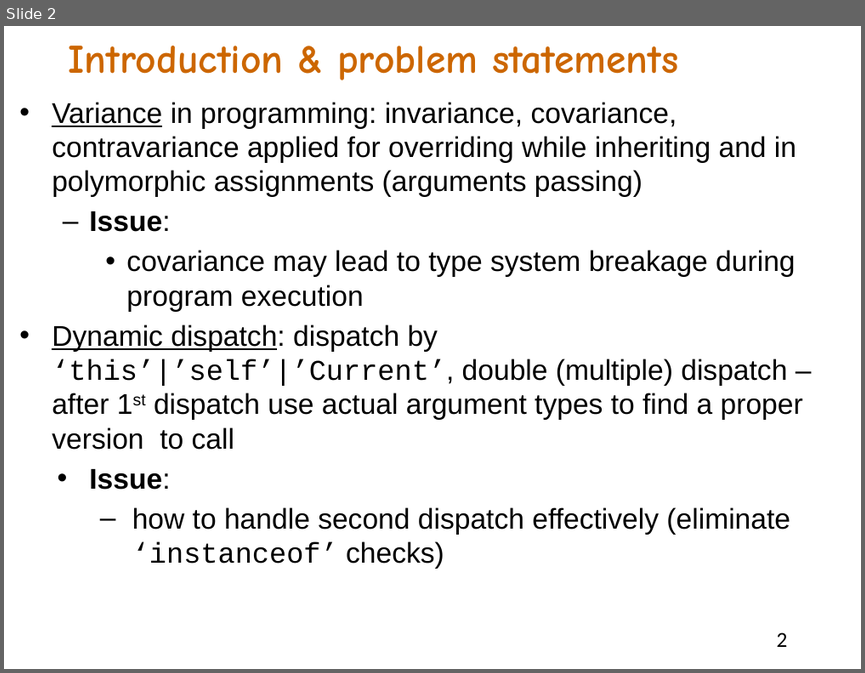
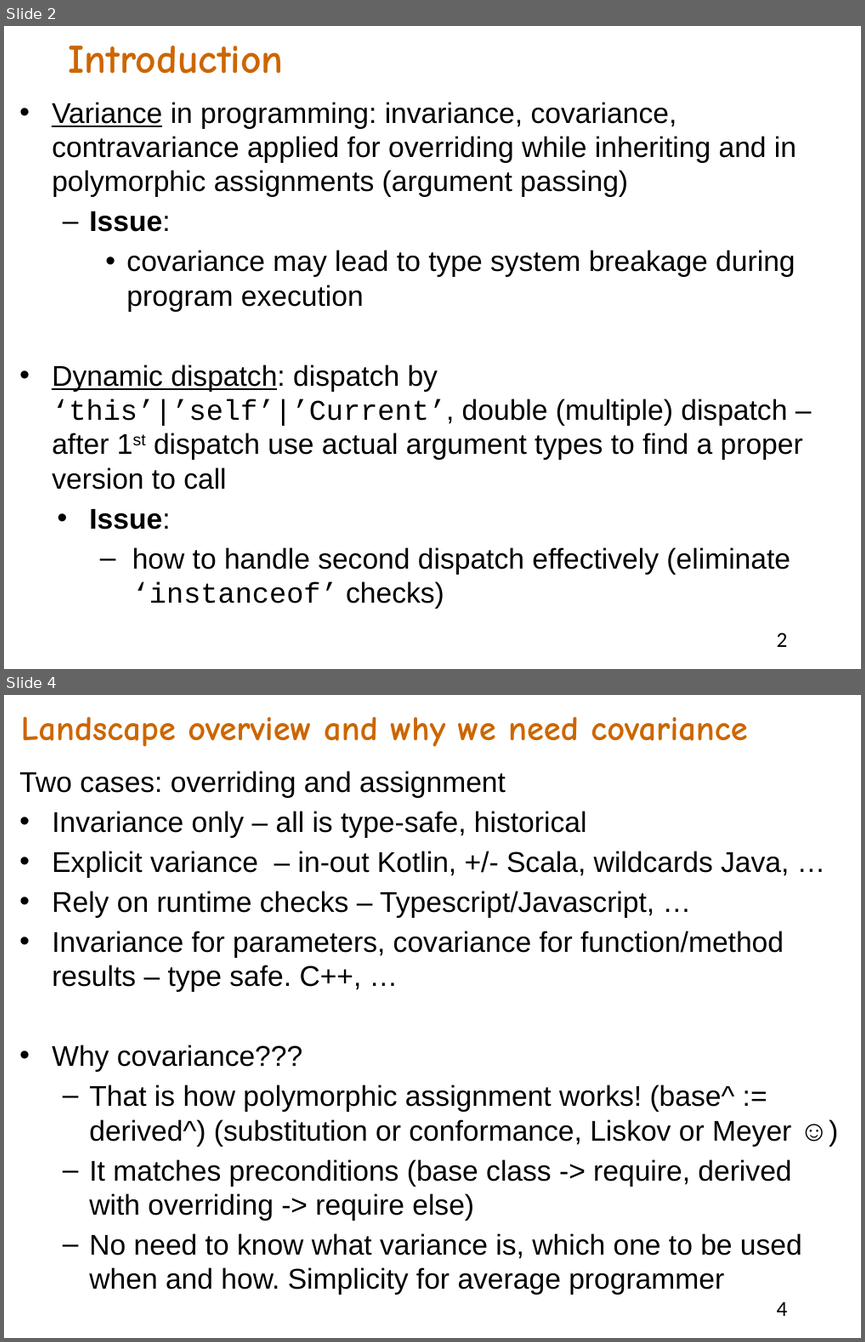
Before and after one commit to akanatov/SLang-, a slide deck: Docs/Multiple overriding or OOP approach to double dispatch.pptx. Shown one above the other, each under a label of ours: slide 2 before the commit, slides 2 and 4 after it; the slides between them are not shown. The pictures are 865x673 and 865x1342 pixels, drawn with LibreOffice and Linux fonts; fonts in the diff are those of the drawing. Boxes give left, top, right and bottom in pixels: in the first picture for what was removed or moved away, otherwise in the second. Text is boxed around its words. In the diff, an @@ line names an element or a change of style, - is before the commit and + after.

Commit message:
Slides about type-safe covariance

```diff
--- a/Docs/Multiple overriding or OOP approach to double dispatch.pptx
+++ b/Docs/Multiple overriding or OOP approach to double dispatch.pptx
@@ slide 4 added at (4, 695, 861, 1338), background #FFFFFF @@
@@ text added at (21, 716, 747, 747), 28.9 pt, text #CC6600, bold @@
+Landscape overview and why we need covariance
@@ text added at (19, 771, 802, 1294), 24 pt, text #000000 @@
+Two cases: overriding and assignment
+• Invariance only – all is type-safe, historical
+• Explicit variance – in-out Kotlin, +/- Scala, wildcards Java, …
+• Rely on runtime checks – Typescript/Javascript, …
+• Invariance for parameters, covariance for function/method results – type safe. C++, …
+• Why covariance???
+  – That is how polymorphic assignment works! (base^ := derived^) (substitution or conformance, Liskov or Meyer ☺)
+  – It matches preconditions (base class -> require, derived with overriding -> require else)
+  – No need to know what variance is, which one to be used when and how. Simplicity for average programmer
@@ page number added at (777, 1301, 788, 1315), 18 pt, text #000000 @@
+4
@@ slide 2 changed as well @@
@@ text at (69, 46, 284, 74): text changed @@
-Introduction & problem statements
+Introduction
@@ text at (52, 102, 796, 197): text changed @@
-• Variance in programming: invariance, covariance, contravariance applied for overriding while inheriting and in polymorphic assignments (arguments passing)
+• Variance in programming: invariance, covariance, contravariance applied for overriding while inheriting and in polymorphic assignments (argument passing)
```
Also in this commit, not shown: 4 other slides changed, 13 other slides added, 3 slides removed.
